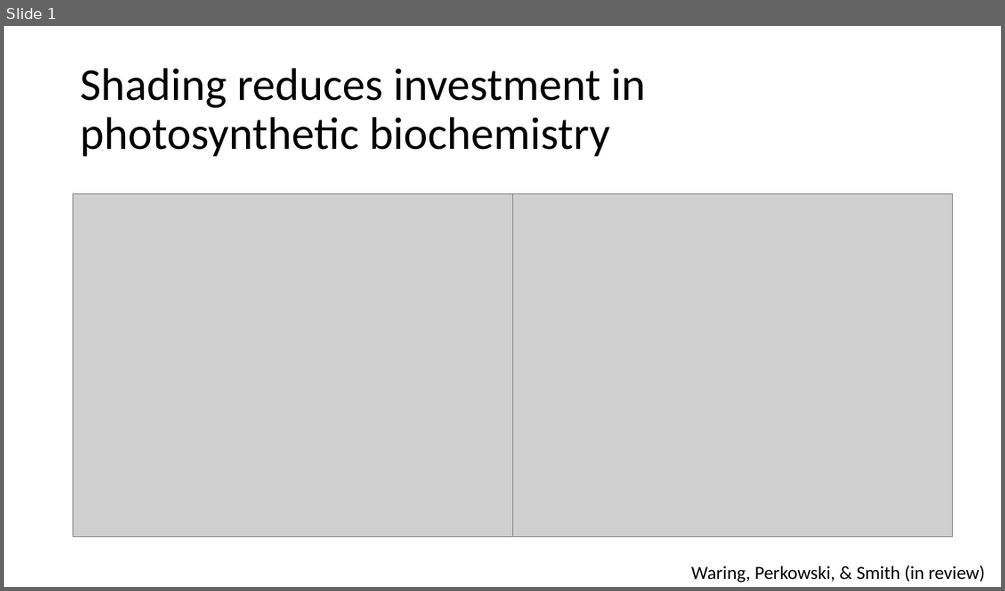
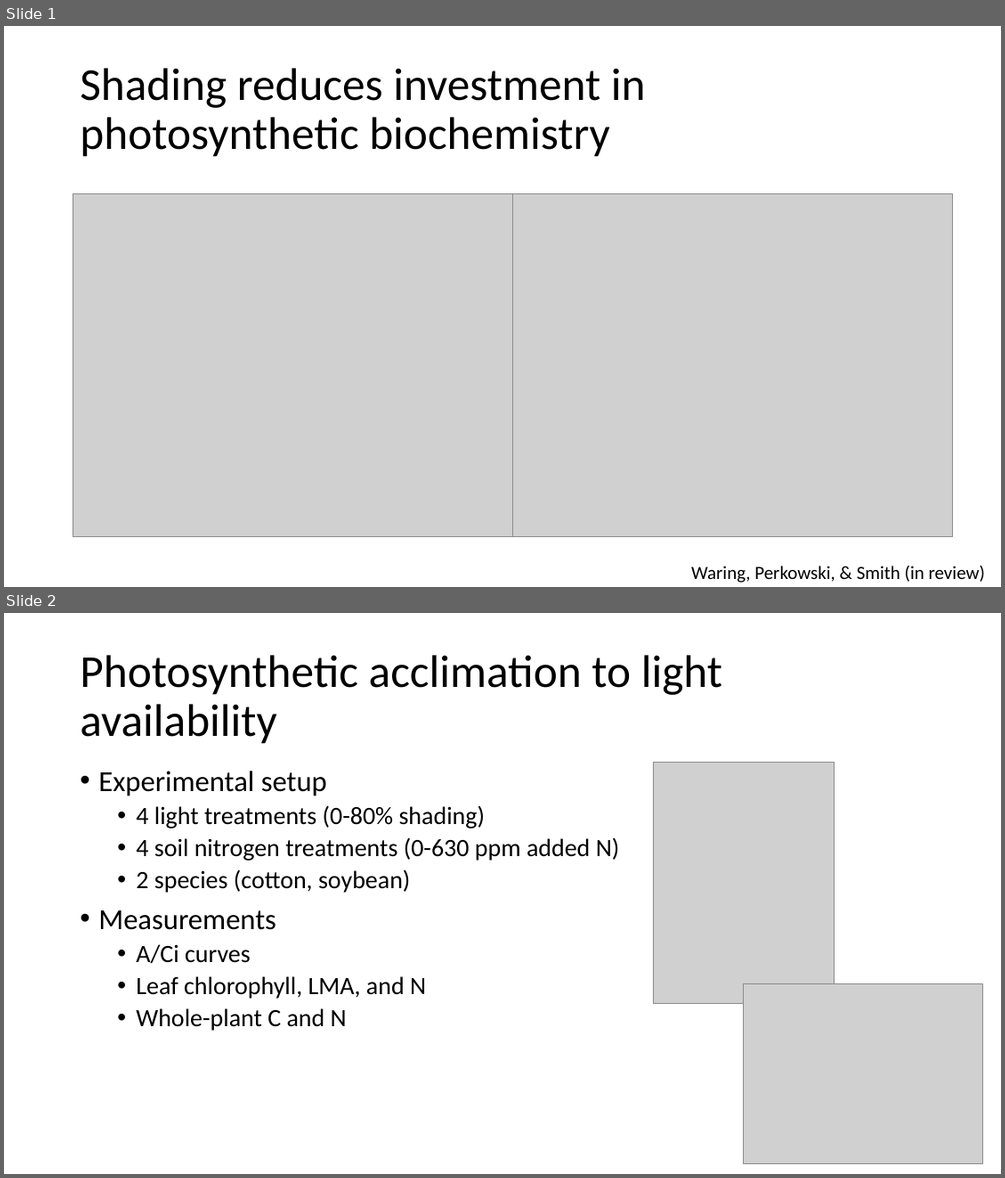
Before and after one commit to SmithEcophysLab/lemontree_experimental_wg, a slide deck: slides/light_acclimation.pptx. Shown one above the other, each under a label of ours: slide 1 before the commit, slides 1 and 2 after it. The pictures are 1005x591 and 1005x1178 pixels, drawn with LibreOffice and Linux fonts; fonts in the diff are those of the drawing; grey boxes stand for pictures. Boxes give left, top, right and bottom in pixels: in the first picture for what was removed or moved away, otherwise in the second. Text is boxed around its words. In the diff, an @@ line names an element or a change of style, - is before the commit and + after.

Commit message:
added a methods slide

```diff
--- a/slides/light_acclimation.pptx
+++ b/slides/light_acclimation.pptx
@@ slide 2 added at bbox=[4, 613, 1001, 1174], background #FFFFFF @@
@@ title added at bbox=[80, 655, 722, 744], 44 pt, text #000000 @@
+Photosynthetic acclimation to light availability
@@ text added at bbox=[98, 771, 620, 1030], 24 pt, text #000000 @@
+• Experimental setup
+  • 4 light treatments (0-80% shading)
+  • 4 soil nitrogen treatments (0-630 ppm added N)
+  • 2 species (cotton, soybean)
+• Measurements
+  • A/Ci curves
+  • Leaf chlorophyll, LMA, and N
+  • Whole-plant C and N
@@ picture added at bbox=[653, 763, 833, 1004] @@
@@ picture added at bbox=[744, 984, 983, 1163] @@
```
